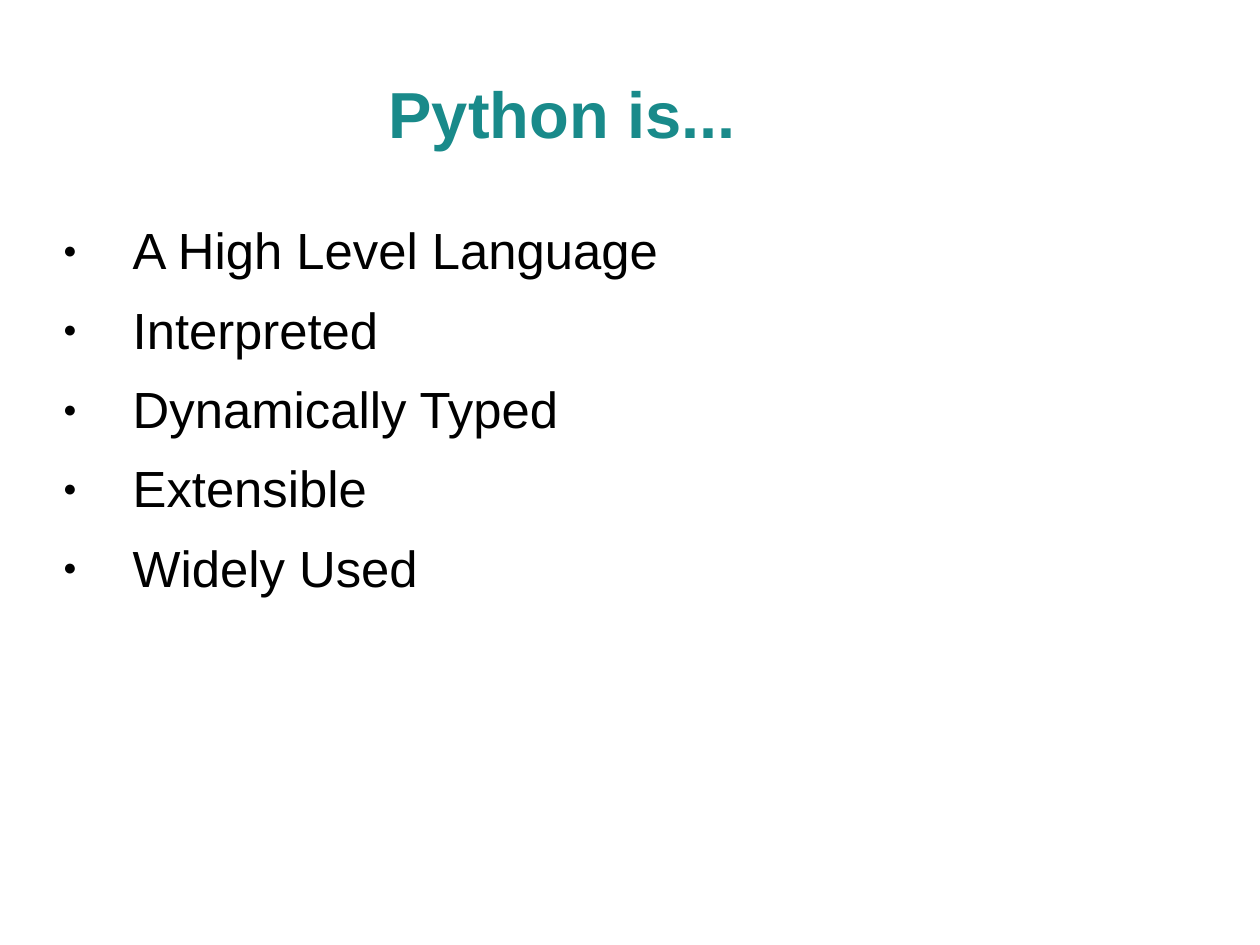
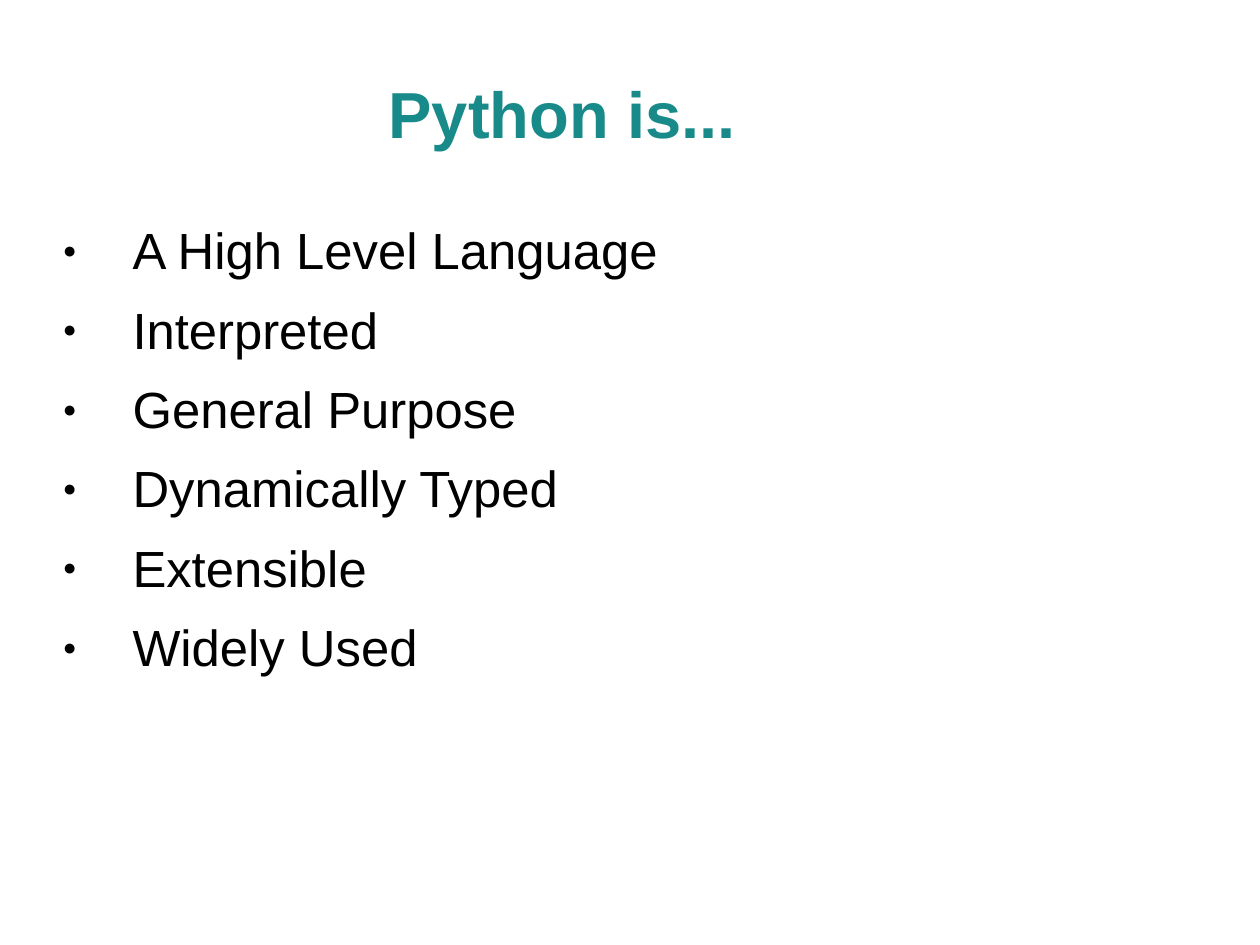
Before and after one commit to AstroJuniorResearcherMeetings/RSG_2014, a slide deck: slide 2 of Programming/python/About Python.ppt. Drawn at 1260x945 pixels with LibreOffice and Linux fonts; fonts in the diff are those of the drawing; background and template pictures are left out. Boxes give left, top, right and bottom in pixels: in the first picture for what was removed or moved away, otherwise in the second. Text is boxed around its words. In the diff, an @@ line names an element or a change of style, - is before the commit and + after.

Commit message:
Added python exercises and data.

```diff
--- a/Programming/python/About Python.ppt
+++ b/Programming/python/About Python.ppt
@@ text at box(133, 391, 516, 439): paragraph added @@
+● General Purpose
```
Also in this commit, not shown: 2 other slides changed, 1 slide added, 8 other files.
